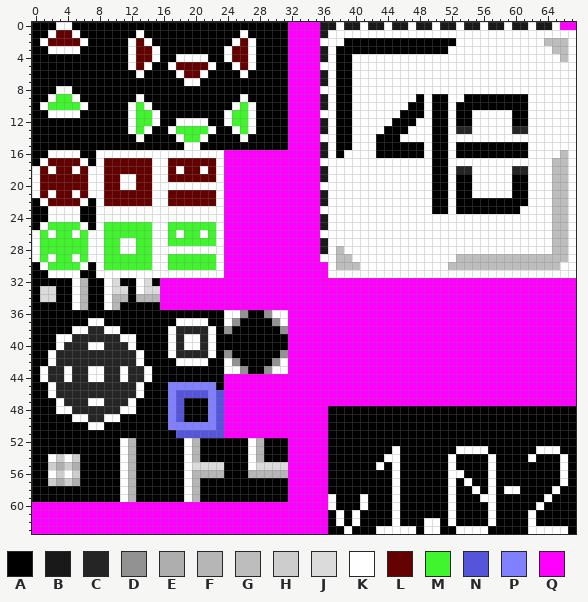
Edited in one commit: sprite sheet (src/main/resources/assets/layertab.png). Above: the version before the commit.
The file is 68x64 pixels. Colours within 5 levels of each other are drawn and written as one.
Palette (. is transparent): A #000000  B #191919  C #252525  D #929292  E #aeaeae  F #b6b6b6  G #bdbdbd  H #cdcdcd  J #dbdbdb  K #ffffff  L #630000  M #40f42e  N #5555dc  P #8181ff  Q #ff00ff
Pixels before (only the part around the change), first column x 52:
46 QQQQQQQQQQQQQQQQ
47 QQQQQQQQQQQQQQQQ
48 AAAAAAAAAAAAAAAA
49 AAAAAAAAAAAAAAAA
50 AAAAAAAAAAAAAAAA
51 AAAAAAAAAAAAAAAA
52 AAAAAAAAAAAAAAAA
53 AKKKKAAAAAAKKKAA
54 KAAAAKAAAAKAAAKA
55 KAAAAKAAAAAAAAKA
56 KKAAAKAAAAAAAAKA
57 KAKAAKAAAAAAAAKA
58 KAAKAKAKKAAAAKAA
59 KAAAKKAAAAAAKAAA
60 KAAAAKAAAAAKAAAA
61 KAAAAKAAAAKAAAAA
62 KAAAAKAAAAKAAAAA
63 AKKKKAAAAAKKKKKA
And afterwards:
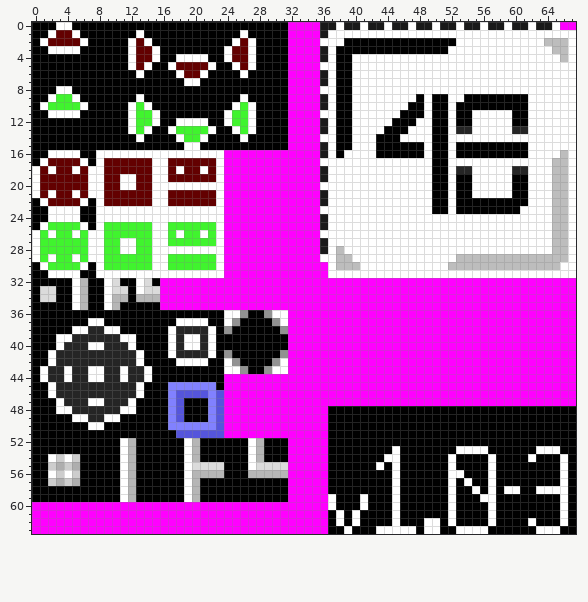
Difference:
Changed rows in their new state; - is an unchanged pixel.
first column x 62:
58 -KK-K
59 --A-K
60 -A--K
61 A---K
62 ----K
63 A---A
Pixel boxes of the changes (left, top, right, bottom) in both pictures:
changed: (528, 486, 568, 534)
